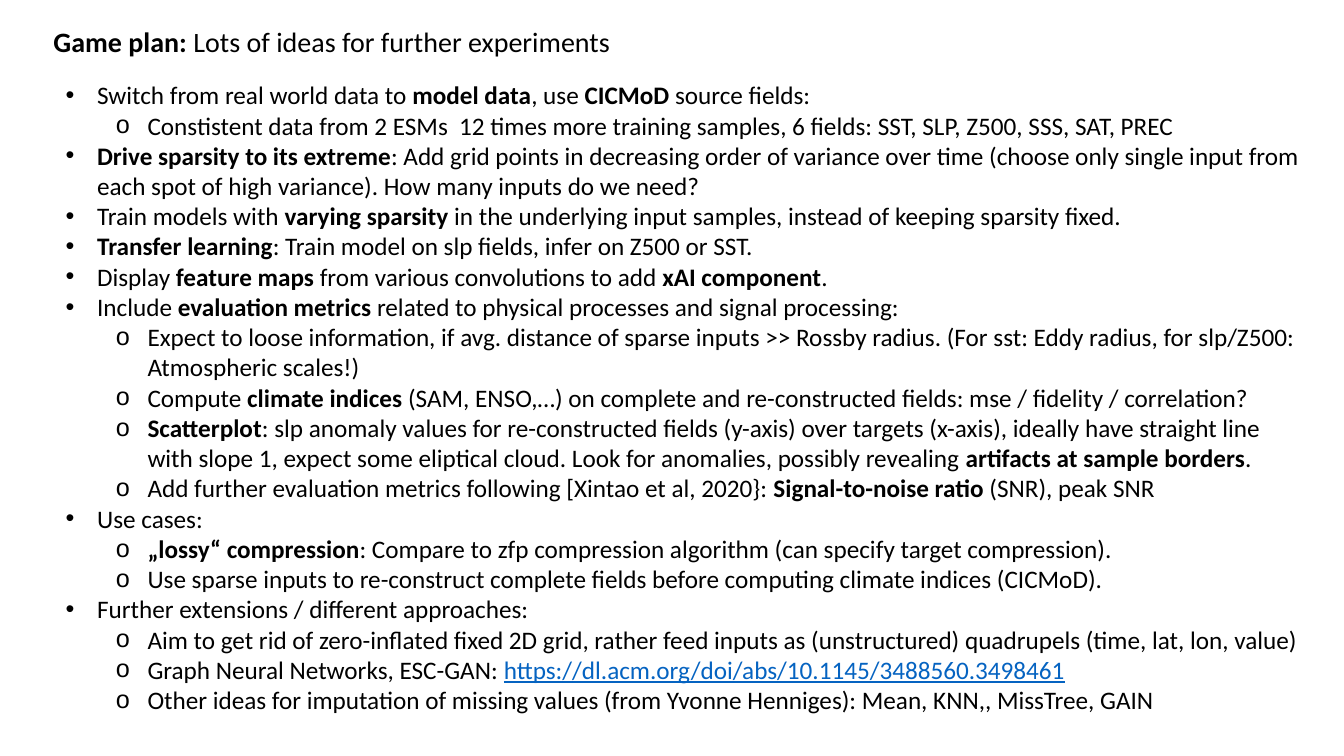
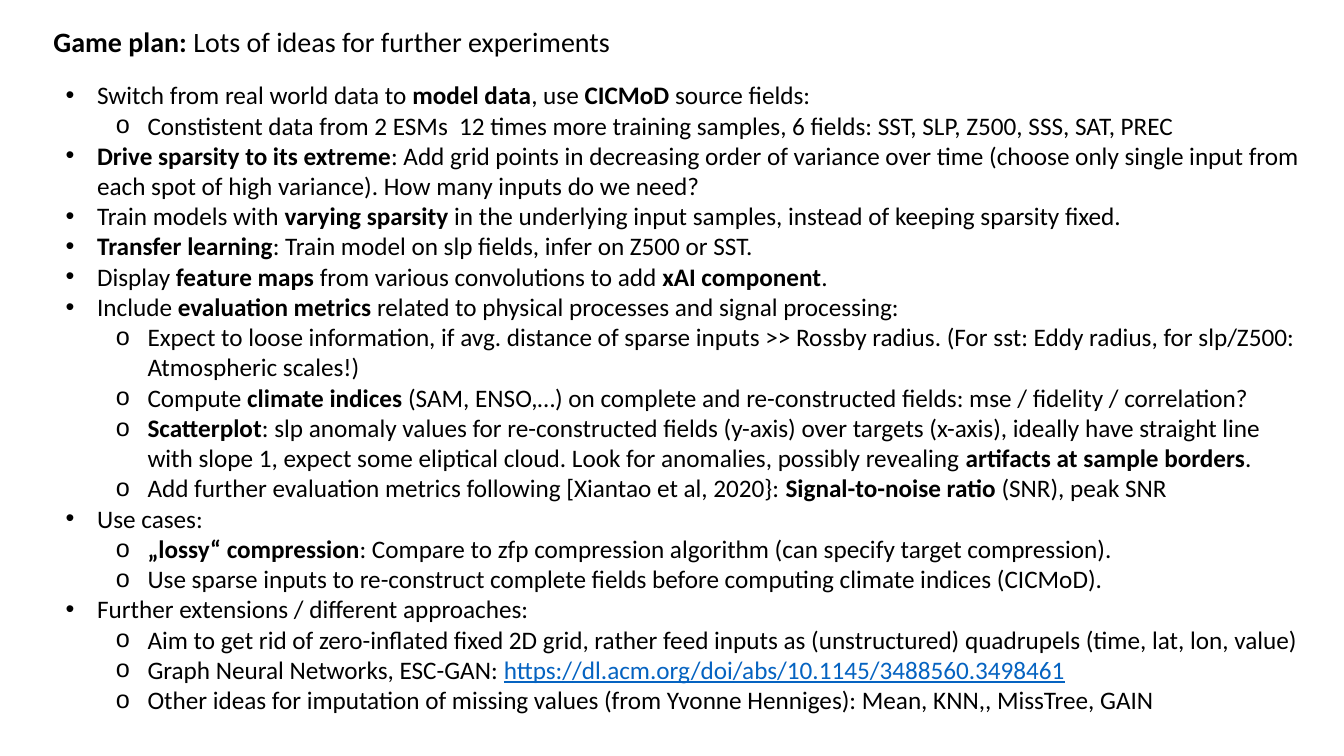
Before and after one commit to MarcoLandtHayen/reconstruct-sparse-inputs, a slide deck: slide 13 of presentations/unet_4conv_slp_realworld.pptx. Drawn at 1344x756 pixels with LibreOffice and Linux fonts; fonts in the diff are those of the drawing. Boxes give left, top, right and bottom in pixels: in the first picture for what was removed or moved away, otherwise in the second. Text is boxed around its words. In the diff, an @@ line names an element or a change of style, - is before the commit and + after.

Commit message:
Fix typo in presentation

```diff
--- a/presentations/unet_4conv_slp_realworld.pptx
+++ b/presentations/unet_4conv_slp_realworld.pptx
@@ text at <box>148,478,1166,502</box>: text changed @@
-  o Add further evaluation metrics following [Xintao et al, 2020}: Signal-to-noise ratio (SNR), peak SNR
+  o Add further evaluation metrics following [Xiantao et al, 2020}: Signal-to-noise ratio (SNR), peak SNR
```
